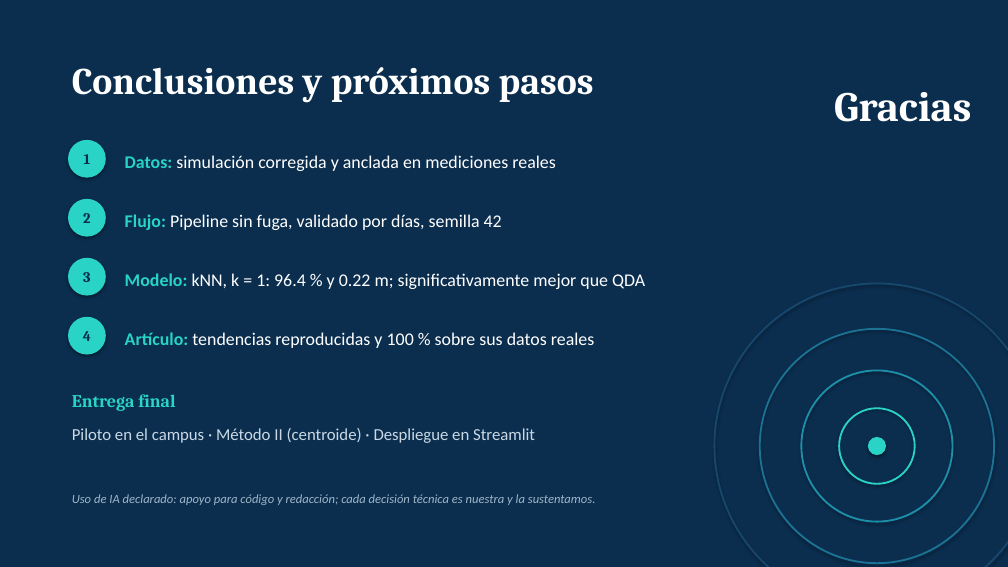
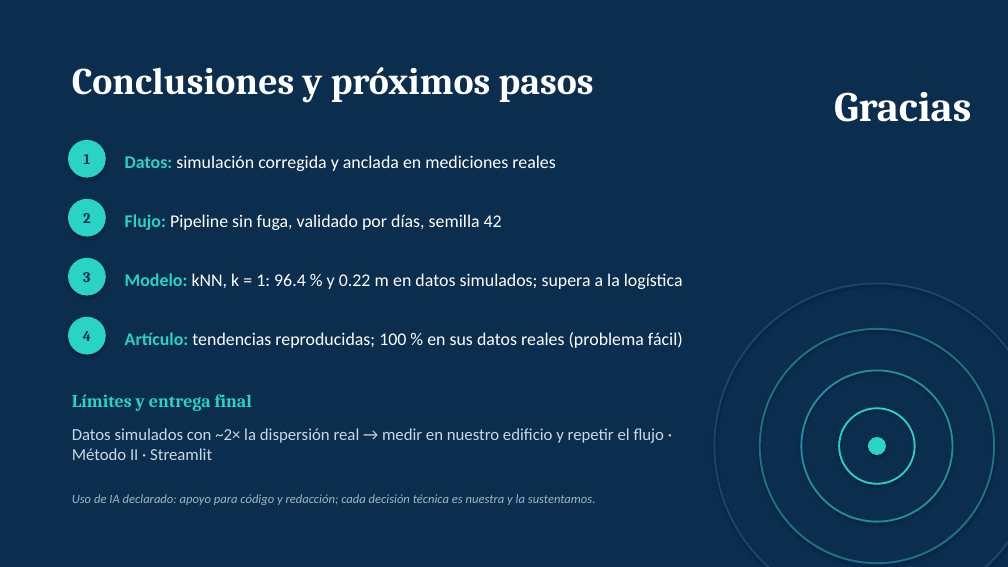
Before and after one commit to danielo2858-spec/ml1-localizacion-qaknn, a slide deck: slide 15 of Segunda_Entrega_Presentacion.pptx. Drawn at 1008x567 pixels with LibreOffice and Linux fonts; fonts in the diff are those of the drawing. Boxes give left, top, right and bottom in pixels: in the first picture for what was removed or moved away, otherwise in the second. Text is boxed around its words. In the diff, an @@ line names an element or a change of style, - is before the commit and + after.

```diff
--- a/Segunda_Entrega_Presentacion.pptx
+++ b/Segunda_Entrega_Presentacion.pptx
@@ text at [125,273,683,289]: text changed @@
-Modelo: kNN, k = 1: 96.4 % y 0.22 m; significativamente mejor que QDA
+Modelo: kNN, k = 1: 96.4 % y 0.22 m en datos simulados; supera a la logística
@@ text at [125,332,683,348]: text changed @@
-Artículo: tendencias reproducidas y 100 % sobre sus datos reales
+Artículo: tendencias reproducidas; 100 % en sus datos reales (problema fácil)
@@ text at [72,394,252,411]: text changed @@
-Entrega final
+Límites y entrega final
@@ text at [72,428,665,460]: text changed @@
-Piloto en el campus · Método II (centroide) · Despliegue en Streamlit
+Datos simulados con ~2× la dispersión real → medir en nuestro edificio y repetir el flujo · Método II · Streamlit
```
Also in this commit, not shown: 7 other slides changed, 1 other file.
